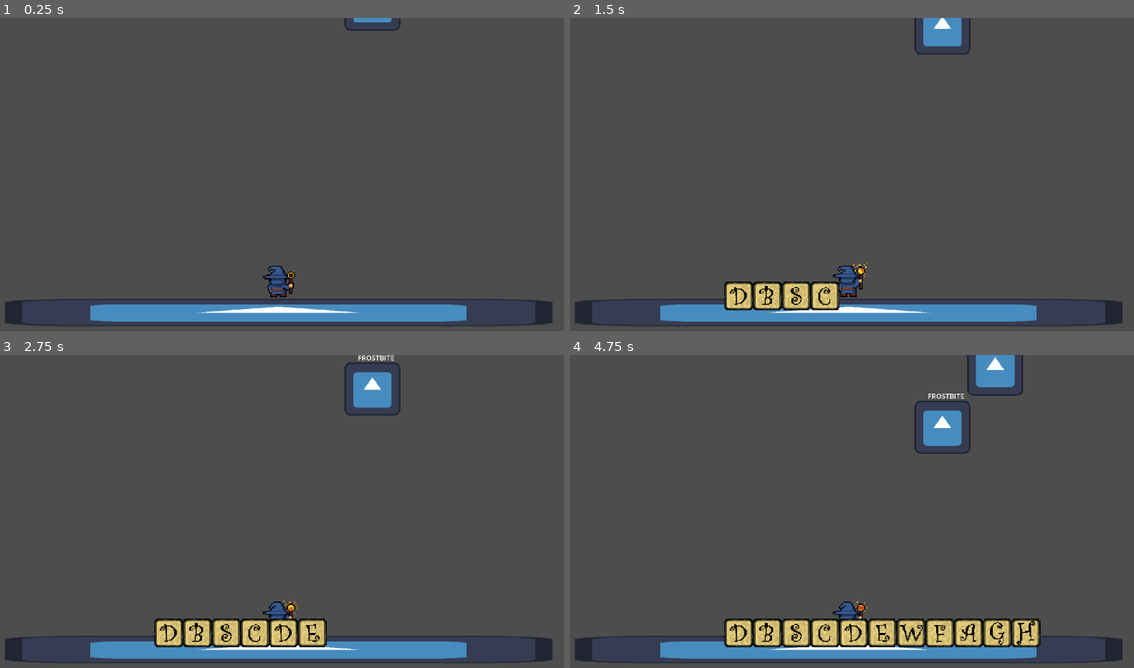
Above: before the commit, frames 1-4 (two rows, left to right).
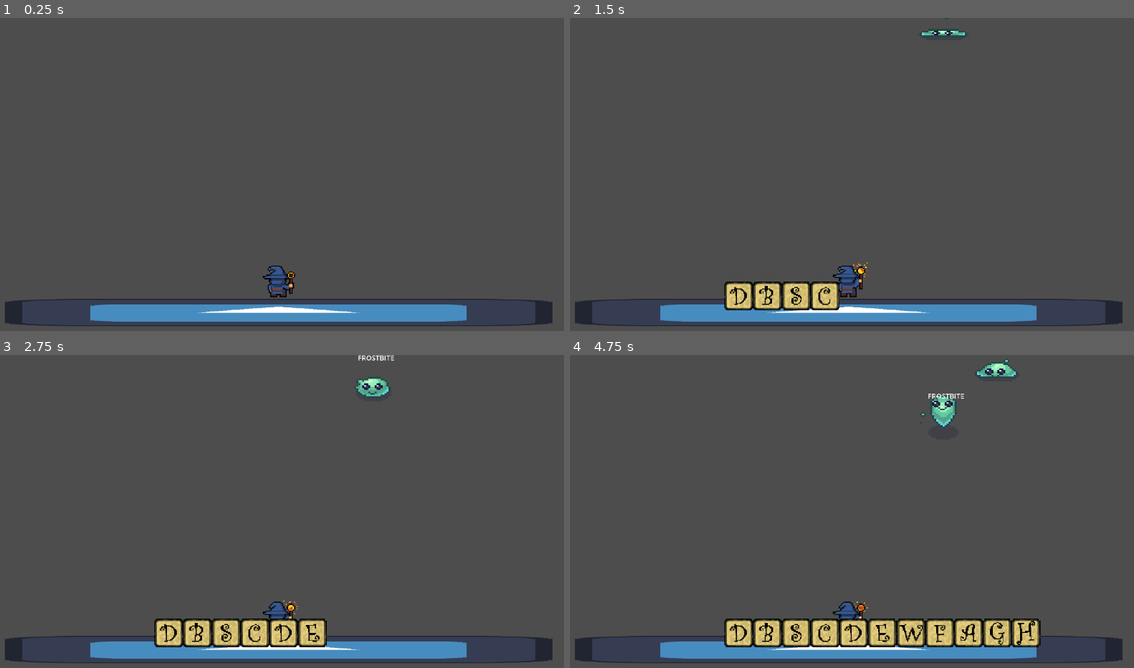
Above: after the commit, the same moments.

Repository: Mark-0909/Type-Wizard-Tower-Defense
Game: Godot game, scene res://nodes/main.tscn
Two runs of this game, one before a commit and one after it. Both use one fixed random seed, a clock stepped at 60 frames per second and the inputs below. The engine's default icon, where the game draws it, is replaced by a stand-in: a white triangle on a blue panel in a dark square.
Inputs:
- Up to frame 1 (0.25 s): no input
- Up to frame 2 (1.5 s): tap Enter at 0.5 s; hold D 0.53-1.28 s; tap B at 0.6 s; hold S from 1.28 s (still down); tap C at 1.35 s
- Up to frame 3 (2.75 s): release S at 2.03 s; hold D from 2.03 s (still down); tap E at 2.1 s
- Up to frame 4 (4.75 s): release D at 2.78 s; hold W 2.78-3.53 s; tap F at 2.85 s; hold A from 3.53 s (still down); tap G at 3.6 s; tap H at 4.35 s

The runs differ from the first frame. In frame 1, 0.2% of the frame differs, in the area x 60-72%, y 0-5%; in frame 2, 0.8%; in frame 3, 1.0%; in frame 4, 2.0%, in the area x 60-81%, y 0-32%.

Commit message:
added slime 1 as enemy 1

Diff:
--- a/nodes/enemy1.tscn
+++ b/nodes/enemy1.tscn
@@ -1,28 +1,162 @@
-[gd_scene load_steps=5 format=3 uid="uid://eit30frmp6kp"]
+[gd_scene load_steps=24 format=3 uid="uid://eit30frmp6kp"]
 
 [ext_resource type="Script" path="res://scripts/enemy_1.gd" id="1_b4256"]
-[ext_resource type="Texture2D" uid="uid://bipgofbcalg6w" path="res://assets/icon.svg" id="1_iuv2h"]
+[ext_resource type="Texture2D" uid="uid://b0ixe0rndbyr2" path="res://assets/enemy/slime1/Slime1_Death_full with fire.png" id="2_ndip2"]
+[ext_resource type="Texture2D" uid="uid://brmqg4w5s8irl" path="res://assets/enemy/slime1/Slime1_Run_full.png" id="3_mel7l"]
+
+[sub_resource type="AtlasTexture" id="AtlasTexture_tq6jd"]
+atlas = ExtResource("2_ndip2")
+region = Rect2(0, 0, 64, 64)
+
+[sub_resource type="AtlasTexture" id="AtlasTexture_066x5"]
+atlas = ExtResource("2_ndip2")
+region = Rect2(64, 0, 64, 64)
+
+[sub_resource type="AtlasTexture" id="AtlasTexture_g2xi1"]
+atlas = ExtResource("2_ndip2")
+region = Rect2(128, 0, 64, 64)
+
+[sub_resource type="AtlasTexture" id="AtlasTexture_6jtvx"]
+atlas = ExtResource("2_ndip2")
+region = Rect2(192, 0, 64, 64)
+
+[sub_resource type="AtlasTexture" id="AtlasTexture_rps1s"]
+atlas = ExtResource("2_ndip2")
+region = Rect2(256, 0, 64, 64)
+
+[sub_resource type="AtlasTexture" id="AtlasTexture_hs0jc"]
+atlas = ExtResource("2_ndip2")
+region = Rect2(320, 0, 64, 64)
+
+[sub_resource type="AtlasTexture" id="AtlasTexture_dwgpv"]
+atlas = ExtResource("2_ndip2")
+region = Rect2(384, 0, 64, 64)
+
+[sub_resource type="AtlasTexture" id="AtlasTexture_5lpvh"]
+atlas = ExtResource("2_ndip2")
+region = Rect2(448, 0, 64, 64)
+
+[sub_resource type="AtlasTexture" id="AtlasTexture_28rdj"]
+atlas = ExtResource("2_ndip2")
+region = Rect2(512, 0, 64, 64)
+
+[sub_resource type="AtlasTexture" id="AtlasTexture_wfm0a"]
+atlas = ExtResource("2_ndip2")
+region = Rect2(576, 0, 64, 64)
+
+[sub_resource type="AtlasTexture" id="AtlasTexture_n7eqo"]
+atlas = ExtResource("3_mel7l")
+region = Rect2(0, 0, 64, 64)
+
+[sub_resource type="AtlasTexture" id="AtlasTexture_g1qw1"]
+atlas = ExtResource("3_mel7l")
+region = Rect2(64, 0, 64, 64)
+
+[sub_resource type="AtlasTexture" id="AtlasTexture_kgk6v"]
+atlas = ExtResource("3_mel7l")
+region = Rect2(128, 0, 64, 64)
+
+[sub_resource type="AtlasTexture" id="AtlasTexture_710hf"]
+atlas = ExtResource("3_mel7l")
+region = Rect2(192, 0, 64, 64)
+
+[sub_resource type="AtlasTexture" id="AtlasTexture_m07g0"]
+atlas = ExtResource("3_mel7l")
+region = Rect2(256, 0, 64, 64)
+
+[sub_resource type="AtlasTexture" id="AtlasTexture_ph0yf"]
+atlas = ExtResource("3_mel7l")
+region = Rect2(320, 0, 64, 64)
+
+[sub_resource type="AtlasTexture" id="AtlasTexture_r0bu5"]
+atlas = ExtResource("3_mel7l")
+region = Rect2(384, 0, 64, 64)
+
+[sub_resource type="AtlasTexture" id="AtlasTexture_bg5yp"]
+atlas = ExtResource("3_mel7l")
+region = Rect2(448, 0, 64, 64)
 
 [sub_resource type="SpriteFrames" id="SpriteFrames_t3iou"]
 animations = [{
 "frames": [{
 "duration": 1.0,
-"texture": ExtResource("1_iuv2h")
+"texture": SubResource("AtlasTexture_tq6jd")
+}, {
+"duration": 1.0,
+"texture": SubResource("AtlasTexture_066x5")
+}, {
+"duration": 1.0,
+"texture": SubResource("AtlasTexture_g2xi1")
+}, {
+"duration": 1.0,
+"texture": SubResource("AtlasTexture_6jtvx")
+}, {
+"duration": 1.0,
+"texture": SubResource("AtlasTexture_rps1s")
+}, {
+"duration": 1.0,
+"texture": SubResource("AtlasTexture_hs0jc")
+}, {
+"duration": 1.0,
+"texture": SubResource("AtlasTexture_dwgpv")
+}, {
+"duration": 1.0,
+"texture": SubResource("AtlasTexture_5lpvh")
+}, {
+"duration": 1.0,
+"texture": SubResource("AtlasTexture_28rdj")
+}, {
+"duration": 1.0,
+"texture": SubResource("AtlasTexture_wfm0a")
+}],
+"loop": true,
+"name": &"death",
+"speed": 9.0
+}, {
+"frames": [{
+"duration": 1.0,
+"texture": SubResource("AtlasTexture_n7eqo")
+}, {
+"duration": 1.0,
+"texture": SubResource("AtlasTexture_g1qw1")
+}, {
+"duration": 1.0,
+"texture": SubResource("AtlasTexture_kgk6v")
+}, {
+"duration": 1.0,
+"texture": SubResource("AtlasTexture_710hf")
+}, {
+"duration": 1.0,
+"texture": SubResource("AtlasTexture_m07g0")
+}, {
+"duration": 1.0,
+"texture": SubResource("AtlasTexture_ph0yf")
+}, {
+"duration": 1.0,
+"texture": SubResource("AtlasTexture_r0bu5")
+}, {
+"duration": 1.0,
+"texture": SubResource("AtlasTexture_bg5yp")
 }],
 "loop": true,
 "name": &"default",
-"speed": 5.0
+"speed": 9.0
 }]
 
-[sub_resource type="RectangleShape2D" id="RectangleShape2D_kg6s2"]
-size = Vector2(128.512, 147.436)
+[sub_resource type="CircleShape2D" id="CircleShape2D_hg4es"]
+radius = 51.5261
 
 [node name="enemy1" type="CharacterBody2D" groups=["enemy"]]
 scale = Vector2(2.2955, 2.19078)
 script = ExtResource("1_b4256")
 
 [node name="AnimatedSprite2D" type="AnimatedSprite2D" parent="."]
+position = Vector2(7.62939e-06, -9.35741)
+scale = Vector2(4.65585, 3.87276)
 sprite_frames = SubResource("SpriteFrames_t3iou")
+animation = &"death"
+autoplay = "default"
+frame_progress = 0.543751
 
 [node name="word" type="Label" parent="."]
 offset_left = -33.0
@@ -38,4 +172,4 @@
 
 [node name="CollisionShape2D" type="CollisionShape2D" parent="."]
 position = Vector2(0.217816, -10.2703)
-shape = SubResource("RectangleShape2D_kg6s2")
+shape = SubResource("CircleShape2D_hg4es")
--- a/nodes/fireball.tscn
+++ b/nodes/fireball.tscn
@@ -66,7 +66,7 @@
 sprite_frames = SubResource("SpriteFrames_ros1a")
 animation = &"gone"
 autoplay = "default"
-frame_progress = 0.837484
+frame_progress = 0.763053
 
 [node name="CollisionShape2D" type="CollisionShape2D" parent="."]
 position = Vector2(0, -4.05053)
--- a/scripts/enemy_1.gd
+++ b/scripts/enemy_1.gd
@@ -29,7 +29,9 @@
 func get_word() -> String:
 	return word.to_upper()
 
-
 func Dead():
-	# play dead
+	is_moving = false
+	velocity = 0.0  # Correct type
+	$AnimatedSprite2D.play("death")
+	await get_tree().create_timer(0.5).timeout
 	queue_free()
Binary file added: assets/enemy/slime1/Slime1_Attack_full.png
Not shown, added: assets/enemy/slime1/Slime1_Attack_full.png.import
Binary file added: assets/enemy/slime1/Slime1_Death_full with fire.png
Not shown, added: assets/enemy/slime1/Slime1_Death_full with fire.png.import
Binary file added: assets/enemy/slime1/Slime1_Idle_full.png
Not shown, added: assets/enemy/slime1/Slime1_Idle_full.png.import
Binary file added: assets/enemy/slime1/Slime1_Run_full.png
Not shown, added: assets/enemy/slime1/Slime1_Run_full.png.import
